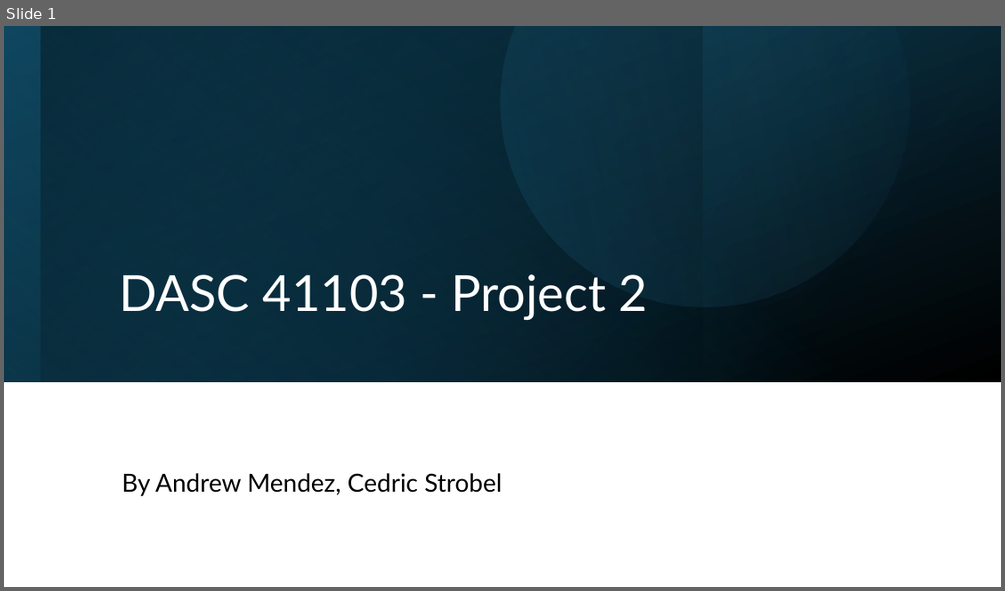
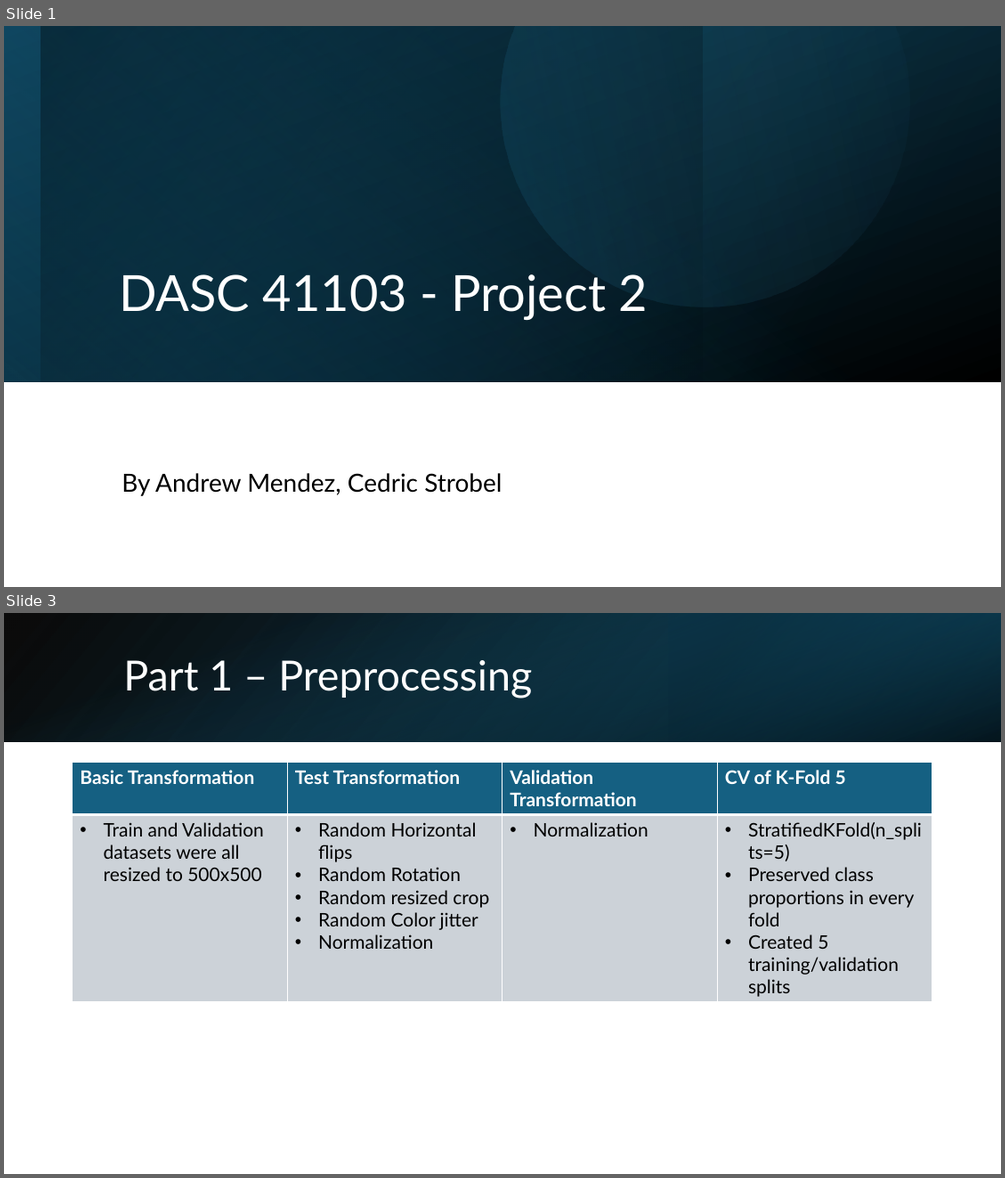
Before and after one commit to cedricstrobel/DASC_Project3, a slide deck: Project_3_Powerpoint.pptx. Shown one above the other, each under a label of ours: slide 1 before the commit, slides 1 and 3 after it; the slides between them are not shown. The pictures are 1005x591 and 1005x1178 pixels, drawn with LibreOffice and Linux fonts; fonts in the diff are those of the drawing. Boxes give left, top, right and bottom in pixels: in the first picture for what was removed or moved away, otherwise in the second. Text is boxed around its words. In the diff, an @@ line names an element or a change of style, - is before the commit and + after.

```diff
--- a/Project_3_Powerpoint.pptx
+++ b/Project_3_Powerpoint.pptx
@@ slide 3 added at bbox=[4, 613, 1001, 1174], background #FFFFFF @@
@@ rectangle added at bbox=[4, 613, 1001, 742], fill gradient #000000 to #104862 @@
@@ rectangle added at bbox=[4, 613, 1001, 742], fill gradient #156082 to #000000 @@
@@ rectangle added at bbox=[669, 613, 1001, 742], fill gradient #0B3041 to #156082 @@
@@ title added at bbox=[123, 660, 532, 698], 40 pt, text #FFFFFF @@
+Part 1 – Preprocessing
@@ table added at bbox=[73, 763, 934, 1002], 2 rows, 4 columns @@
+Basic Transformation | Test Transformation | Validation Transformation | CV of K-Fold 5
+Train and Validation datasets were all resized to 500x500 | Random Horizontal flips / Random Rotation / Random resized crop / Random Color jitter / Normalization | Normalization | StratifiedKFold(n_splits=5) / Preserved class proportions in every fold / Created 5 training/validation splits
```
Also in this commit, not shown: 1 slide changed, 17 other slides added, 7 slides removed, 26 other files.
